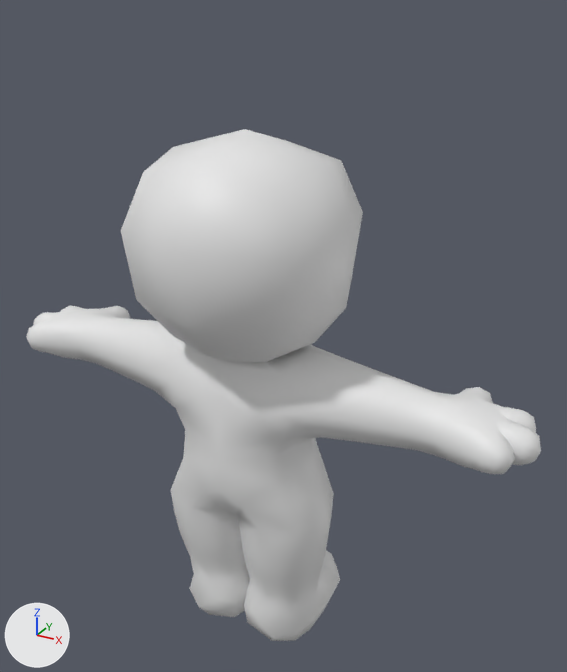
The Blender file Dev/Models/Player/player00.blend: old version first, new version second.
Before and after are seen from a 50 mm lens placed at (1.4, -2.28, 2.4), pointed at (0.11, 0.07, 1.23). Arrows for +X, +Y and +Z are at lower left; the lights stay in place.

Before the edit, the objects in view are built like this:
```python
me_player00 = bpy.data.meshes.new('Player00')
me_player00.from_pydata(...)  # 708 vertices, 716 faces; spans x -1.06..1.06, y -0.4..0.4, z -0.09..1.96
me_player00.polygons.foreach_set('use_smooth', [True] * 716)
# faces by material slot: [364, 168, 88, 96]
me_player00.materials.append(mat_skin)  # white #e7e7e7
me_player00.materials.append(mat_shirt)  # white #e7e7e7
me_player00.materials.append(mat_pants)  # white #e7e7e7
me_player00.materials.append(mat_shoes)  # white #e7e7e7
me_player00.materials.append(mat_outline)  # white #e7e7e7
ob_player00 = bpy.data.objects.new('Player00', me_player00)
ob_player00.location = (0.0, 0.0, 0.0)
_m = ob_player00.modifiers.new('Solidify', 'SOLIDIFY')
_m.thickness = 0.025
_m.offset = 1.0
_m.material_offset = 4
_m.use_flip_normals = True
```
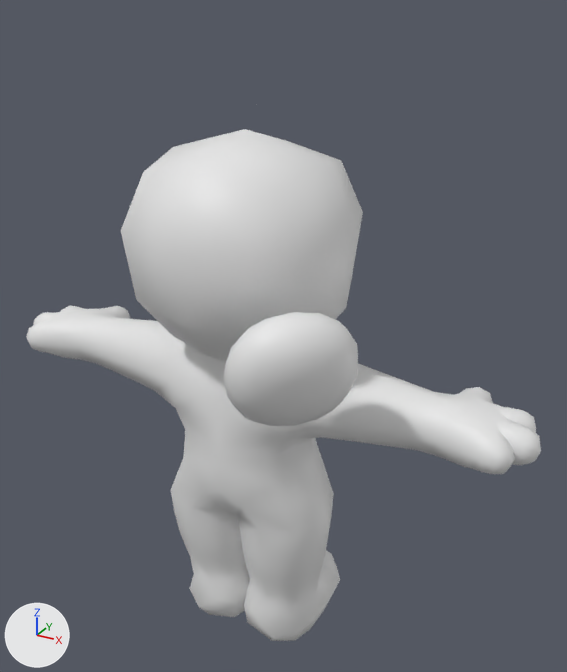
Diff of the bpy script that builds the scene:
```diff
--- a/Dev/Models/Player/player00.blend.py
+++ b/Dev/Models/Player/player00.blend.py
@@ mat_hair00 @@
+mat_hair00 = principled_material('Hair00')
+mat_hair00.base_color = (0.8, 0.8, 0.8)  # white #e7e7e7
@@ me_player00_002 @@
+me_player00_002.from_pydata(...)  # 58 vertices, 0 faces, 29 loose edges; spans x -0.745..0.745, y -0.743..0.607, z 1.064..2.307
+me_player00_002.materials.append(mat_skin)  # white #e7e7e7
+me_player00_002.materials.append(mat_shirt)  # white #e7e7e7
+me_player00_002.materials.append(mat_pants)  # white #e7e7e7
+me_player00_002.materials.append(mat_shoes)  # white #e7e7e7
+me_player00_002.materials.append(mat_outline)  # white #e7e7e7
+me_player00_002.materials.append(mat_hair00)  # white #e7e7e7
@@ ob_player00_002 @@
+ob_player00_002 = bpy.data.objects.new('Player00.002', me_player00_002)
+ob_player00_002.location = (0.0, 0.0, 0.0)
+_m = ob_player00_002.modifiers.new('Skin', 'SKIN')
+_m.use_smooth_shade = True
+_m = ob_player00_002.modifiers.new('Subdivision', 'SUBSURF')
```

Where the change shows, as pixel boxes [x1, y1, x2, y2] in the pictures (567 x 672 px):
'Player00.002', added: after [224, 312, 358, 426]
